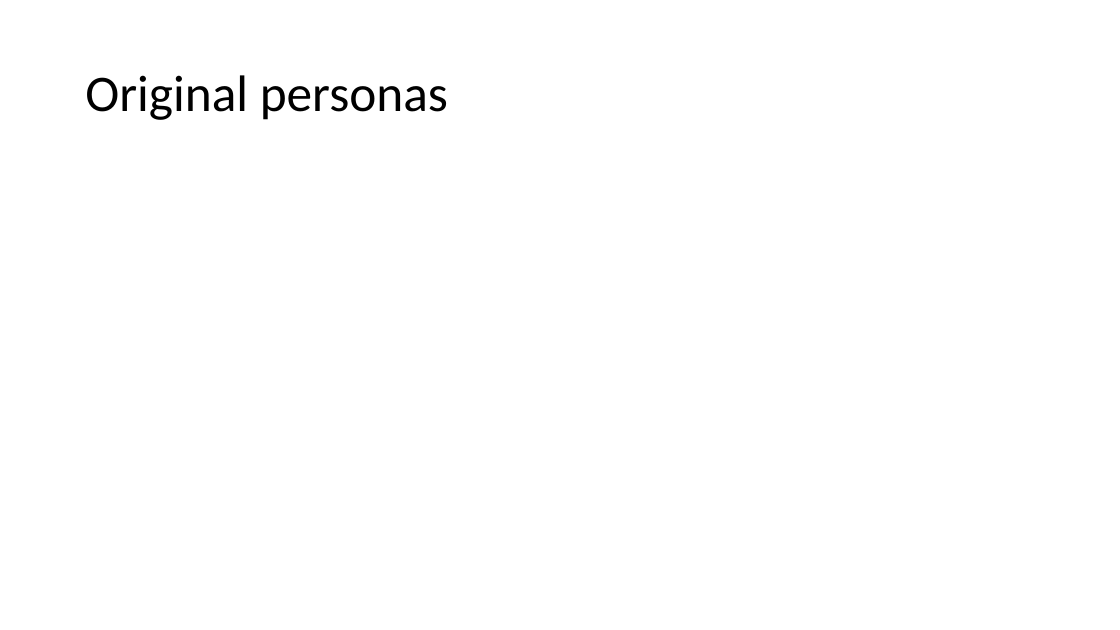
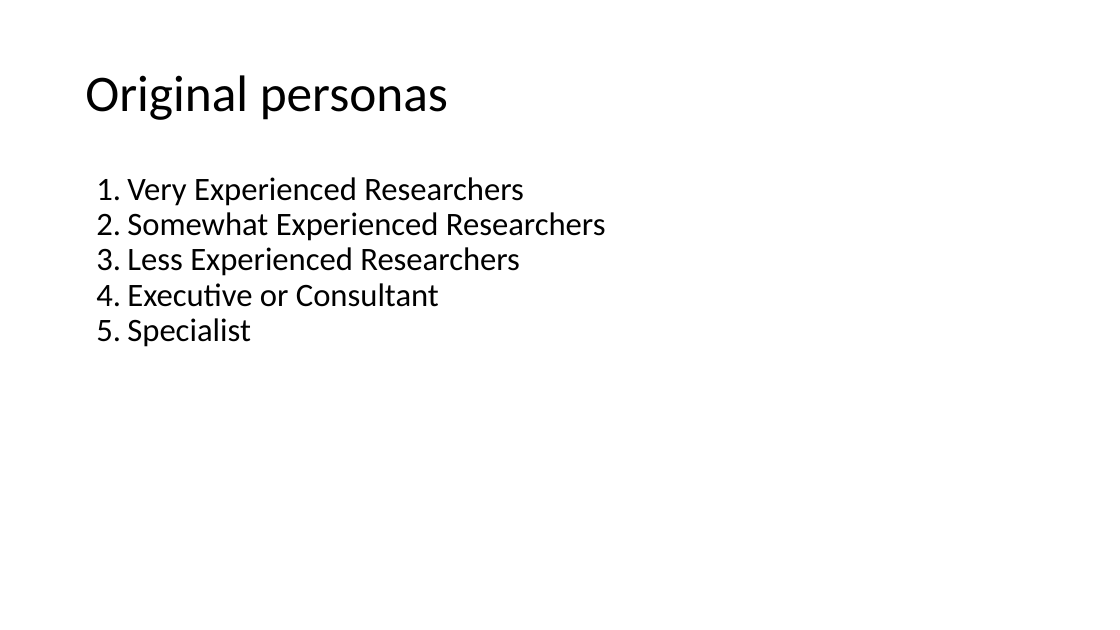
Before and after one commit to PersonaPredicta/Survey_Says..., a slide deck: slide 7 of New_personas.pptx (slide 4 before the commit). Drawn at 1120x630 pixels with LibreOffice and Linux fonts; fonts in the diff are those of the drawing. Boxes give left, top, right and bottom in pixels: in the first picture for what was removed or moved away, otherwise in the second. Text is boxed around its words. In the diff, an @@ line names an element or a change of style, - is before the commit and + after.

```diff
--- a/New_personas.pptx
+++ b/New_personas.pptx
@@ text added at (x1=127, y1=177, x2=606, y2=347), 28 pt, text #000000 @@
+1. Very Experienced Researchers
+2. Somewhat Experienced Researchers
+3. Less Experienced Researchers
+4. Executive or Consultant
+5. Specialist
```
Also in this commit, not shown: 6 other slides changed, 3 slides added, 2 slides removed.
